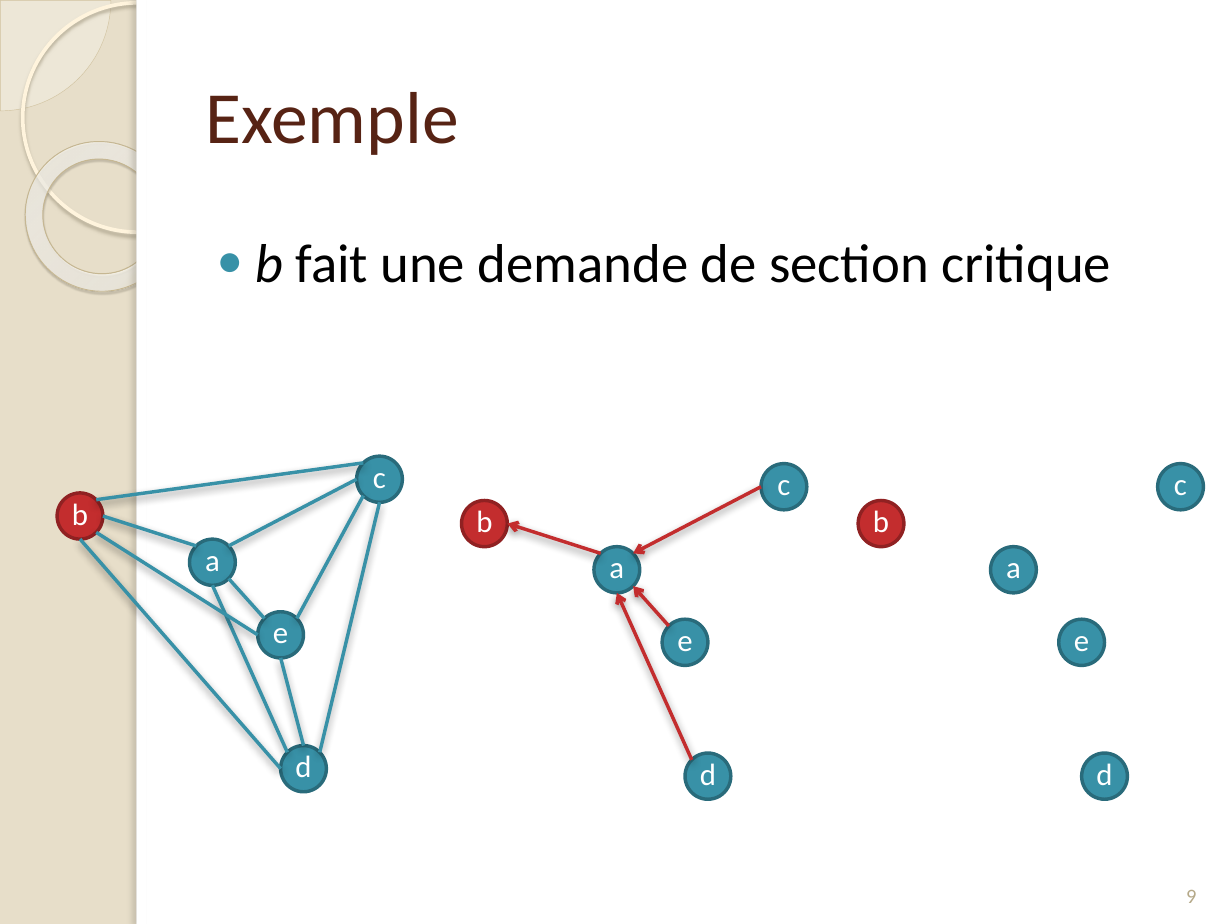
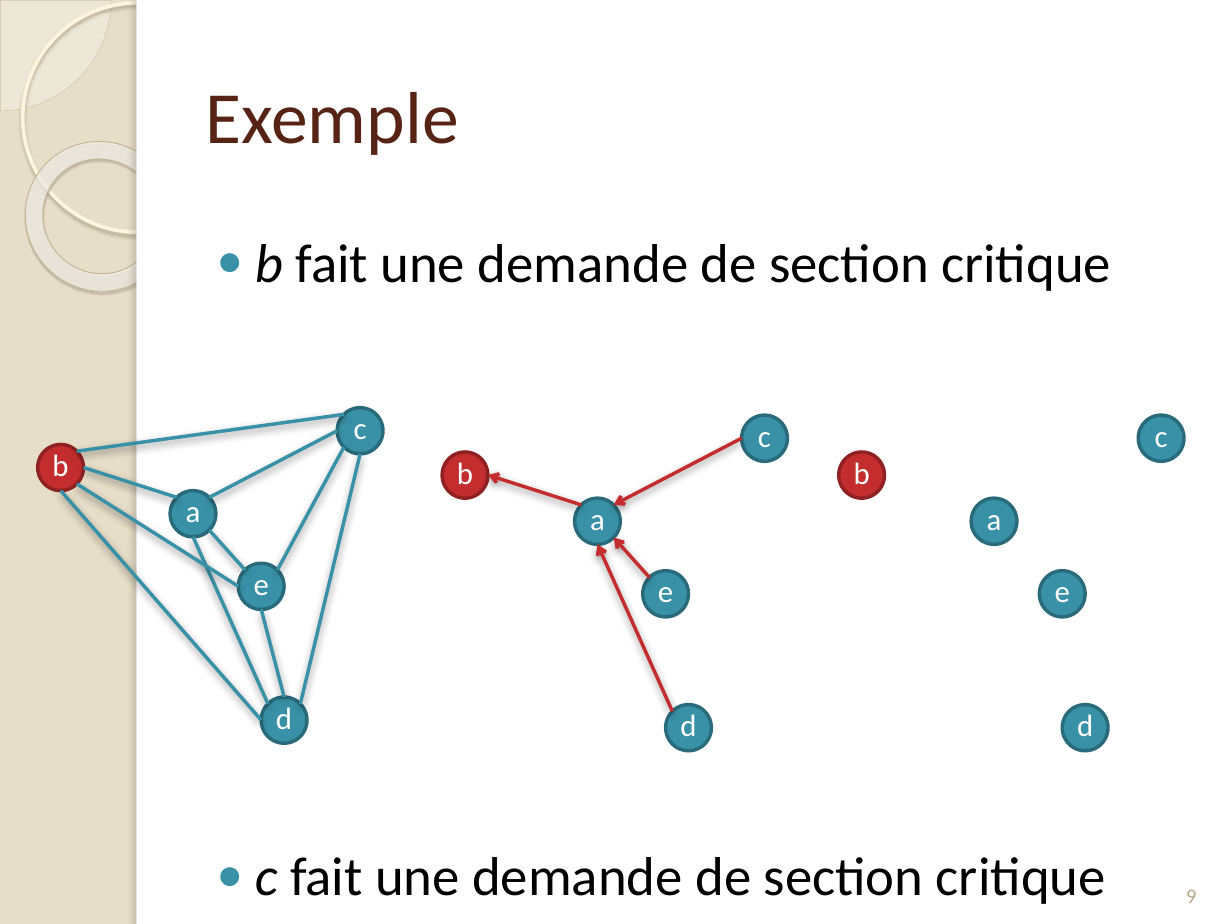
Before and after one commit to Origraena/moca, a slide deck: slide 10 of fmin212/Presentation/presAlgoDist.pptx. Drawn at 1232x924 pixels with LibreOffice and Linux fonts; fonts in the diff are those of the drawing. Boxes give left, top, right and bottom in pixels: in the first picture for what was removed or moved away, otherwise in the second. Text is boxed around its words. In the diff, an @@ line names an element or a change of style, - is before the commit and + after.

```diff
--- a/fmin212/Presentation/presAlgoDist.pptx
+++ b/fmin212/Presentation/presAlgoDist.pptx
@@ 15 ellipses, 10 lines, 4 arrows: place and size @@
-15 ellipses, 10 lines, 4 arrows at <box>57,456,1204,800</box>
+15 ellipses, 10 lines, 4 arrows at <box>38,408,1184,752</box>
@@ text at <box>255,857,1106,904</box>: paragraph added @@
+● c fait une demande de section critique
```
Also in this commit, not shown: 7 other slides changed, 3 slides added, 44 other files.
